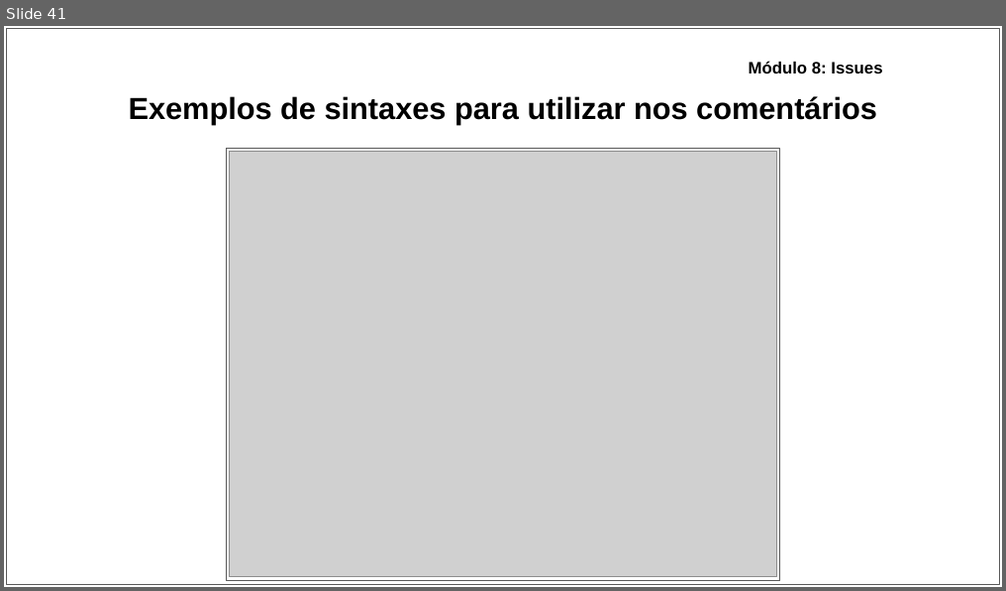
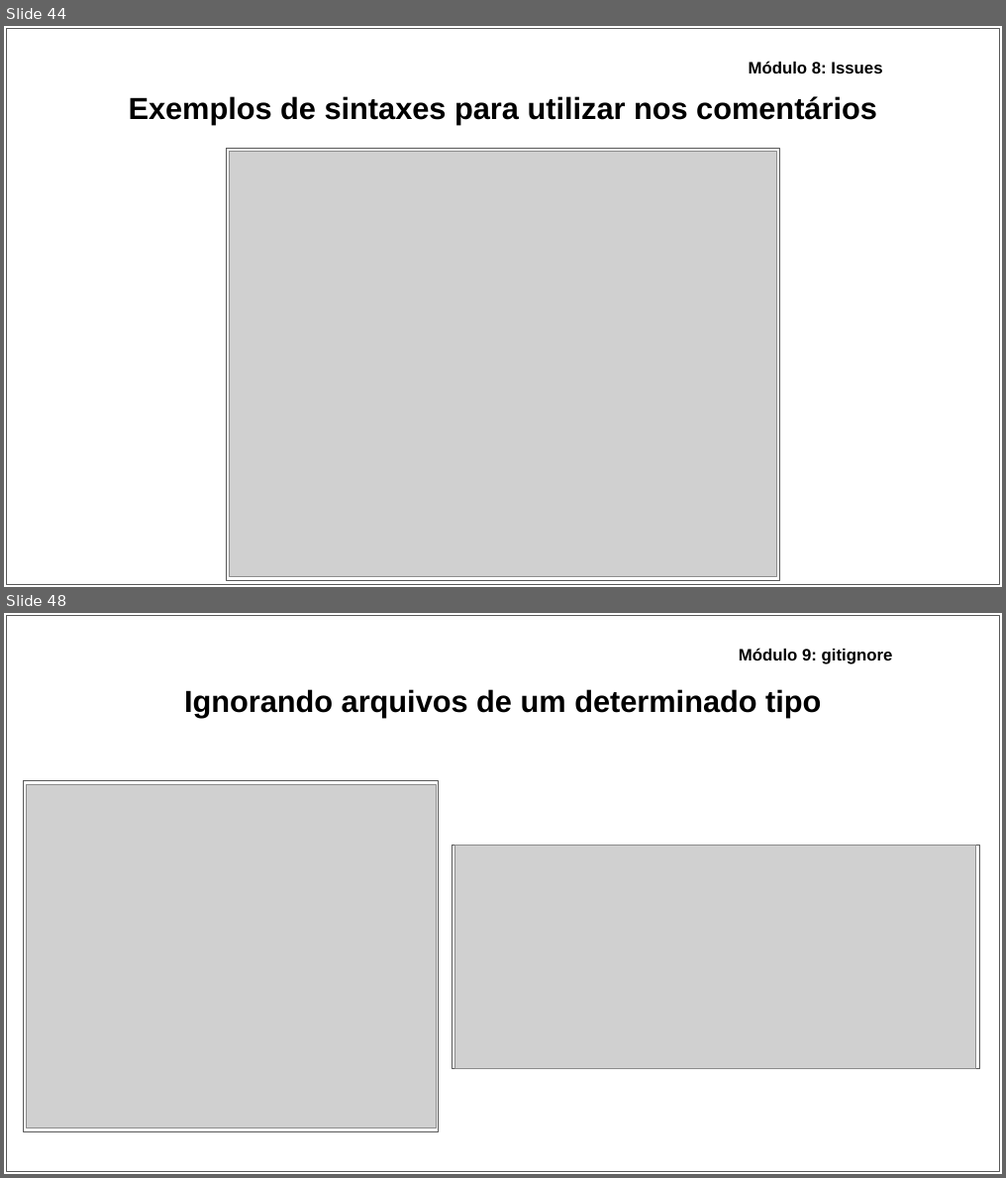
Before and after one commit to ryancunha13/Curso-Git-02, a slide deck: Materiais didáticos/Apresentação - Curso de Git_GitHub.pptx. Shown one above the other, each under a label of ours: slide 41 before the commit, slides 44 and 48 after it; the slides between them are not shown. The pictures are 1006x591 and 1006x1178 pixels, drawn with LibreOffice and Linux fonts; fonts in the diff are those of the drawing; grey boxes stand for pictures. Boxes give left, top, right and bottom in pixels: in the first picture for what was removed or moved away, otherwise in the second. Text is boxed around its words. In the diff, an @@ line names an element or a change of style, - is before the commit and + after.

```diff
--- a/Materiais didáticos/Apresentação - Curso de Git_GitHub.pptx
+++ b/Materiais didáticos/Apresentação - Curso de Git_GitHub.pptx
@@ slide 48 added at (x1=4, y1=613, x2=1002, y2=1174), background #FFFFFF @@
@@ rectangle added at (x1=6, y1=615, x2=1000, y2=1171), fill #FFFFFF, outline #595959 0.75 pt @@
@@ text added at (x1=739, y1=648, x2=893, y2=664), 12 pt, text #000000, bold @@
+Módulo 9: gitignore
@@ title added at (x1=184, y1=689, x2=821, y2=718), 22 pt, text #000000, bold @@
+Ignorando arquivos de um determinado tipo
@@ rectangle added at (x1=24, y1=781, x2=439, y2=1133), fill #FFFFFF, outline #595959 0.75 pt @@
@@ picture added at (x1=26, y1=784, x2=436, y2=1128) @@
@@ rectangle added at (x1=452, y1=846, x2=980, y2=1069), fill #FFFFFF, outline #595959 0.75 pt @@
@@ picture added at (x1=455, y1=846, x2=976, y2=1069) @@
@@ what was slide 41 is now slide 44 @@
```
Also in this commit, not shown: 2 slides changed, 6 other slides added, 3 other files.
